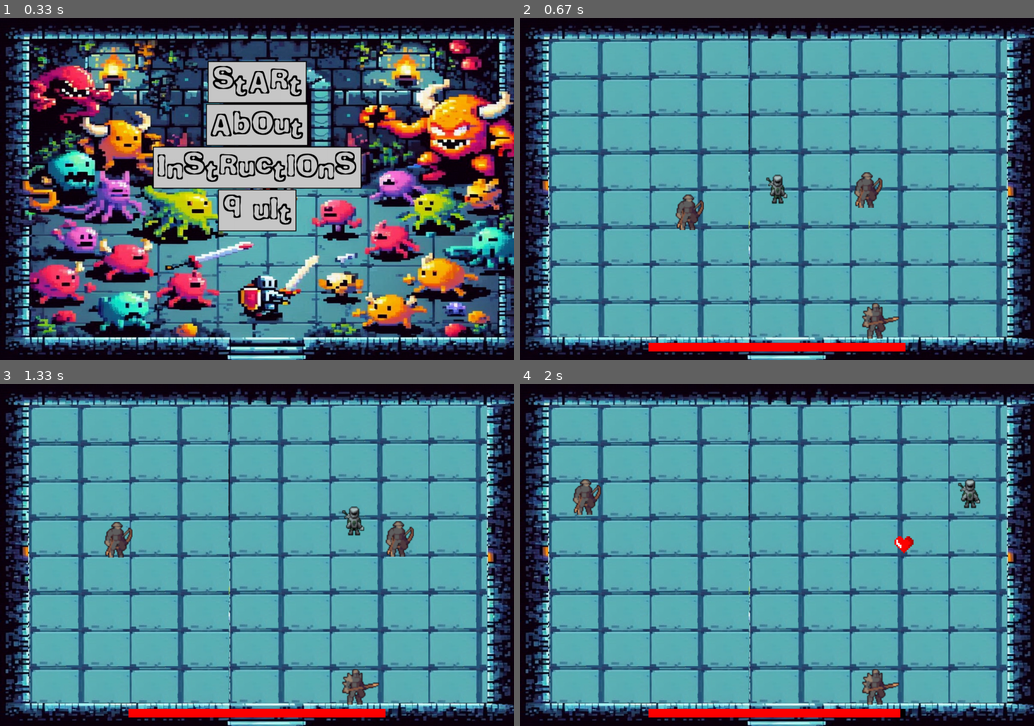
Above: before the commit, frames 1-4 (two rows, left to right).
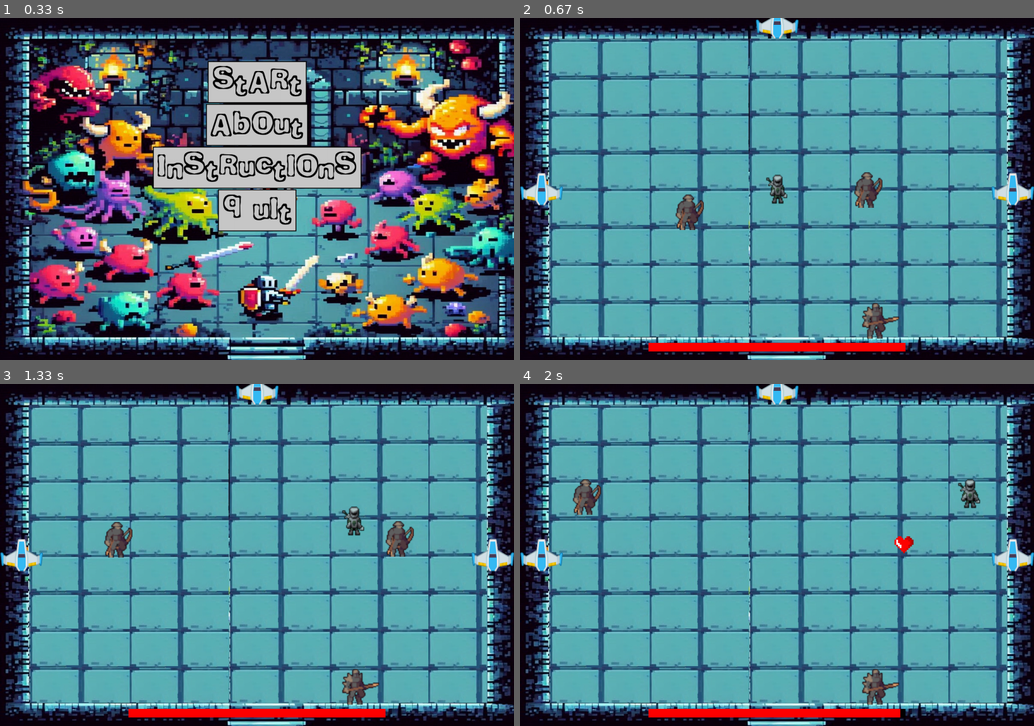
Above: after the commit, the same moments.

Repository: Vronst/Pygame_Binding_of_Isaac
Game: pygame game, started from menu.py
Two runs of this game, one before a commit and one after it. Both use one fixed random seed, a clock stepped at 60 frames per second and the inputs below.
Inputs (mouse positions are in pixels of both pictures, inside the frame that each line leads up to):
- Up to frame 1 (0.33 s): no input
- Up to frame 2 (0.67 s): click (777, 82) at 0.38 s
- Up to frame 3 (1.33 s): hold Right 0.67-1.13 s; move the mouse to (236, 568) at 0.7 s; hold Up from 1.17 s (still down)
- Up to frame 4 (2 s): release Up at 1.47 s; hold Right 1.5-1.97 s

Frame 1 is identical in both runs. In frame 2, 1.2% of the frame differs, in the area x 0-100%, y 0-55%; in frame 3, 1.2%; in frame 4, 1.2%.

Commit message:
proccess of adding doors

Diff:
--- a/level.py
+++ b/level.py
@@ -6,12 +6,15 @@
 
 class DetectCollision:
 
-    def __init__(self, player: Character, borders: tuple, images: dict, surface: pygame.Surface, background):
+    def __init__(self,
+                 player: Character, borders: tuple, images: dict, surface: pygame.Surface, background, doors=None):
+        self.doors = doors
         self.buffs = pygame.sprite.Group()
         self.difficulty = 3
         self.background = background
         self.surface = surface
-        self.enemies = {0: (MeleeEnemy, images['MELEE_ENEMY']), 1: (RangeEnemy, images['RANGE_ENEMY'])}  # to be more complicated
+        self.enemies = {0: (MeleeEnemy, images['MELEE_ENEMY']), 1: (RangeEnemy, images['RANGE_ENEMY'])}
+        # to be more complicated
         self.player = player
         self.set_of_enemies = pygame.sprite.Group()
         self.set_of_obstacles = pygame.sprite.Group()
@@ -64,6 +67,8 @@
         #         self.restart()
 
     def draw(self, screen):
+        if self.doors:
+            self.doors.draw(screen)
         self.buffs.draw(screen)
         self.set_of_enemies.draw(screen)
         self.set_of_obstacles.draw(screen)
--- a/main.py
+++ b/main.py
@@ -2,8 +2,7 @@
 import pygame
 from player import Player
 from item import Heart
-from level import DetectCollision
-
+from rooms import Room
 # pygame setup
 DISPLAY = (1200, 800)
 pygame.init()
@@ -46,15 +45,16 @@
 player = Player(DISPLAY[0] / 2, DISPLAY[1] / 2, player_images, DISPLAY)
 # enemy = MeleeEnemy(100, 100, IMAGES['PLAYER'], DISPLAY, player)
 # enemy1 = RangeEnemy(100, 300, IMAGES['PLAYER'], DISPLAY, player, -3, 5)
-level = DetectCollision(player, DISPLAY, IMAGES, screen, BACKGROUND)
+room = Room(player, DISPLAY, IMAGES, screen, BACKGROUND, image=IMAGES['PLAYER'])
+level = room.level
 
 last_health_update = pygame.time.get_ticks()  # time from start of the game
 last_item_spawn = pygame.time.get_ticks()  # time from start of the game
 item_spawn_interval = 1000
 
 
-collision_detector = DetectCollision(player, DISPLAY, IMAGES, screen, None)
-# collision detector between player and enemies
+# collision_detector = DetectCollision(player, DISPLAY, IMAGES, screen, None)
+# # collision detector between player and enemies
 
 
 # main loop
--- a/menu.py
+++ b/menu.py
@@ -176,11 +176,11 @@
             for button in buttons:
                 if button.click(event):
                     if button.text == "Start":
-                        try:
-                            import main  # start the game by import main module
-                            main.main()
-                        except AttributeError:
-                            print('Goodbye')
+                        # try:
+                        import main  # start the game by import main module
+                        main.main()
+                        # except AttributeError:
+                            # print('Goodbye')
                     elif button.text == "About":
                         show_about()  # start about section
                     elif button.text == "Instructions":
--- a/rooms.py
+++ b/rooms.py
@@ -2,72 +2,102 @@
 import random
 from level import DetectCollision
 
+"""
+First create Room that uses DetectCollision and creates its own doors.
+Then these doors create new Rooms. New rooms have designated doors that stores previous doors
+"""
+
 
 class Room:
 
-    def __init__(self, parent, level, direction=None, image=None):
-        self.door_image = image
-        self.doors = []  # should be list
-        self.level = level
-        self.direction = direction
-        self.parent = parent
-        self.init_door()
-
-    def init_door(self):
-        direction = ('top', 'right', 'bottom', 'left')
-        current_set = set()
-        for _ in range(4):
-            current_set.add(random.choice(direction))
-        for x in current_set:
-            door = Door(self.door_image, x, self.level.borders)
-            self.doors.append(door)
-
-    def join(self, direction: str):
-        self.parent.new_map()
-
-
-class Door(pygame.sprite.Sprite):
-
-    def __init__(self, image, position: str, borders: tuple, direction: dict = None):
-        super().__init__()
-        self.where = position
-        self.rooms = {'top': None, 'bottom': None, 'left': None, 'right': None}
-        self.image = image
-        self.rect = self.image.get_rect()
-        # dict for quick position reading
-        self.position = {'top': (borders[0] // 2, 0), 'bottom': (borders[0] // 2, borders[1]),
-                         'left': (0, borders[1] // 2), 'right': (0, borders[1] // 2)}
-        self.rect = self.image.get_rect()
-        # setting position
-        self.rect.center = self.position[position]
-
-    def door_direction(self):
-        return self.where
-
-
-class Map:
-
-    def __init__(self, difficulty: int, player, borders: tuple, images: dict, surface: pygame.Surface,
-                 background) -> None:
+    def __init__(self, player, borders: tuple, images: dict, surface: pygame.Surface,
+                 background, direction=None, image=None, room=None):
+        self.room = room
         self.background = background
         self.surface = surface
         self.images = images
         self.borders = borders
         self.player = player
-        self.difficulty = difficulty
-        self.rooms = []
-        self.current_level = None
+        self.door_image = image
+        self.rect = self.door_image.get_rect()
+        self.doors = pygame.sprite.Group()  # should be group
+        self.direction = {'top': 'bottom', 'bottom': 'top', 'left': 'right', 'right': 'left', None: None}[direction]
+        self.level = DetectCollision(self.player, self.borders, self.images, self.surface, self.background, doors=self.doors)
+        self.init_door()
 
-    def new_map(self, direction=None):
-        self.rooms.append(Room(self,
-                               DetectCollision(self.player,
-                                               self.borders,
-                                               self.images,
-                                               self.surface,
-                                               self.background,
-                                               ),
-                               direction=direction))
-        self.current_level = self.rooms[-1]
+    def init_door(self):
+        direction = ['top', 'right', 'bottom', 'left']
+        if self.direction:
+            direction.remove(self.direction)
+        current_set = set()
+        for _ in range(6):
+            current_set.add(random.choice(direction))
+        for x in current_set:
+            door = Door(self, self.door_image, x, self.level.borders)
+            self.doors.add(door)
+        if self.room is not None:
+            self.doors.add(Door(self, self.door_image, self.direction, self.borders, room=self.room))
 
-    def add_room(self, room):
-        self.rooms.append(room)
+    def join(self, direction: str):
+        pass
+
+    def draw(self):
+        self.surface.blit(self.door_image, self.rect)
+
+
+class Door(pygame.sprite.Sprite):
+
+    def __init__(self, parent, image, position: str, borders: tuple, room=None):
+        super().__init__()
+        self.room = room
+        self.parent = parent
+        self.where = position
+        self.image = image
+        self.rect = self.image.get_rect()
+        # dict for quick position reading
+        self.position = {'top': (borders[0] // 2, 10), 'bottom': (borders[0] // 2, borders[1]-10),
+                         'left': (50, borders[1] // 2), 'right': (borders[0] - 50, borders[1] // 2)}
+        self.rect = self.image.get_rect()
+        # setting position
+        self.rect.center = self.position[position]
+
+    def go_thru(self):
+        if self.room:
+            return self.room
+        return Room(self.parent.parent, self.parent.player, self.parent.borders,
+                    self.parent.images, self.parent.surface, self.parent.background,
+                    direction=self.where, room=self.parent)
+
+    def door_direction(self):
+        return self.where
+
+    def draw(self, surface):
+        surface.blit(self.image, self.rect)
+
+
+# class Map:
+#
+#     def __init__(self, difficulty: int, player, borders: tuple, images: dict, surface: pygame.Surface,
+#                  background) -> None:
+#         self.background = background
+#         self.surface = surface
+#         self.images = images
+#         self.borders = borders
+#         self.player = player
+#         self.difficulty = difficulty
+#         self.rooms = []
+#         self.current_level = None
+#
+#     def new_map(self, direction=None):
+#         self.rooms.append(Room(self,
+#                                DetectCollision(self.player,
+#                                                self.borders,
+#                                                self.images,
+#                                                self.surface,
+#                                                self.background,
+#                                                ),
+#                                direction=direction))
+#         self.current_level = self.rooms[-1]
+#
+#     def add_room(self, room):
+#         self.rooms.append(room)
